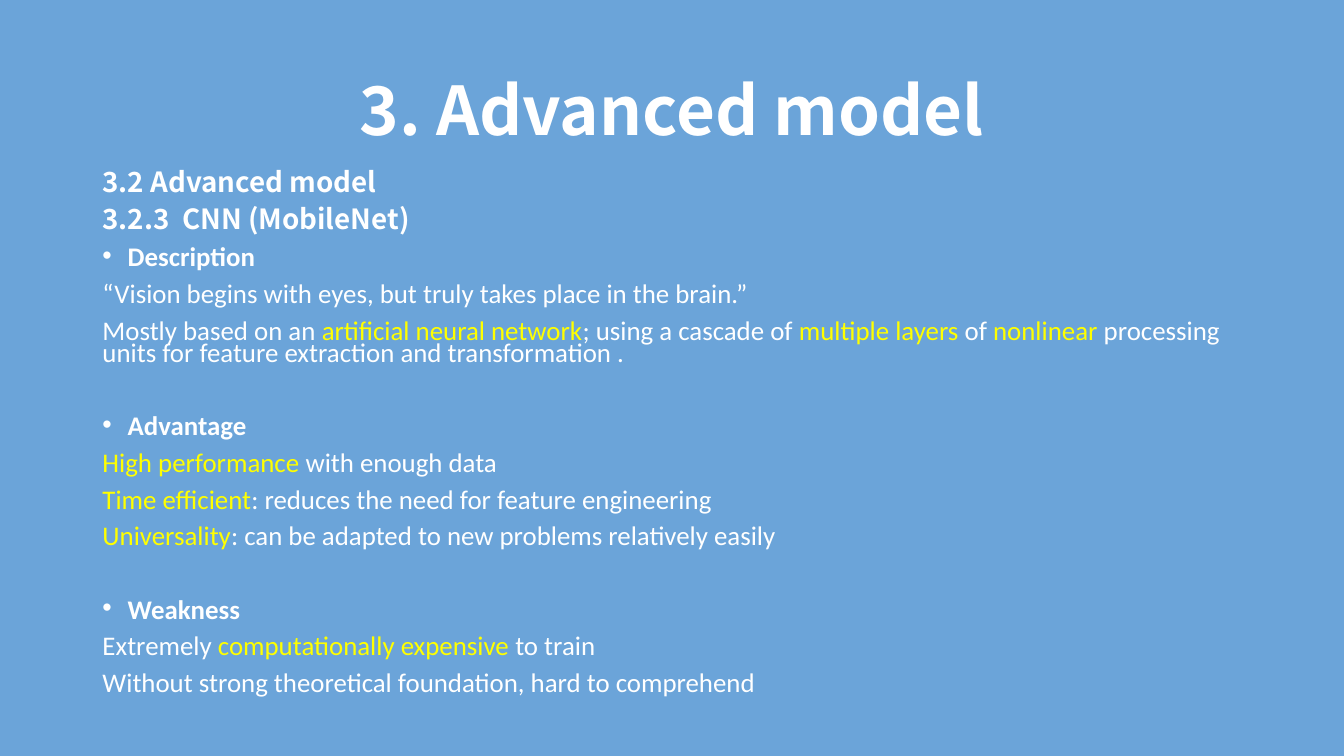
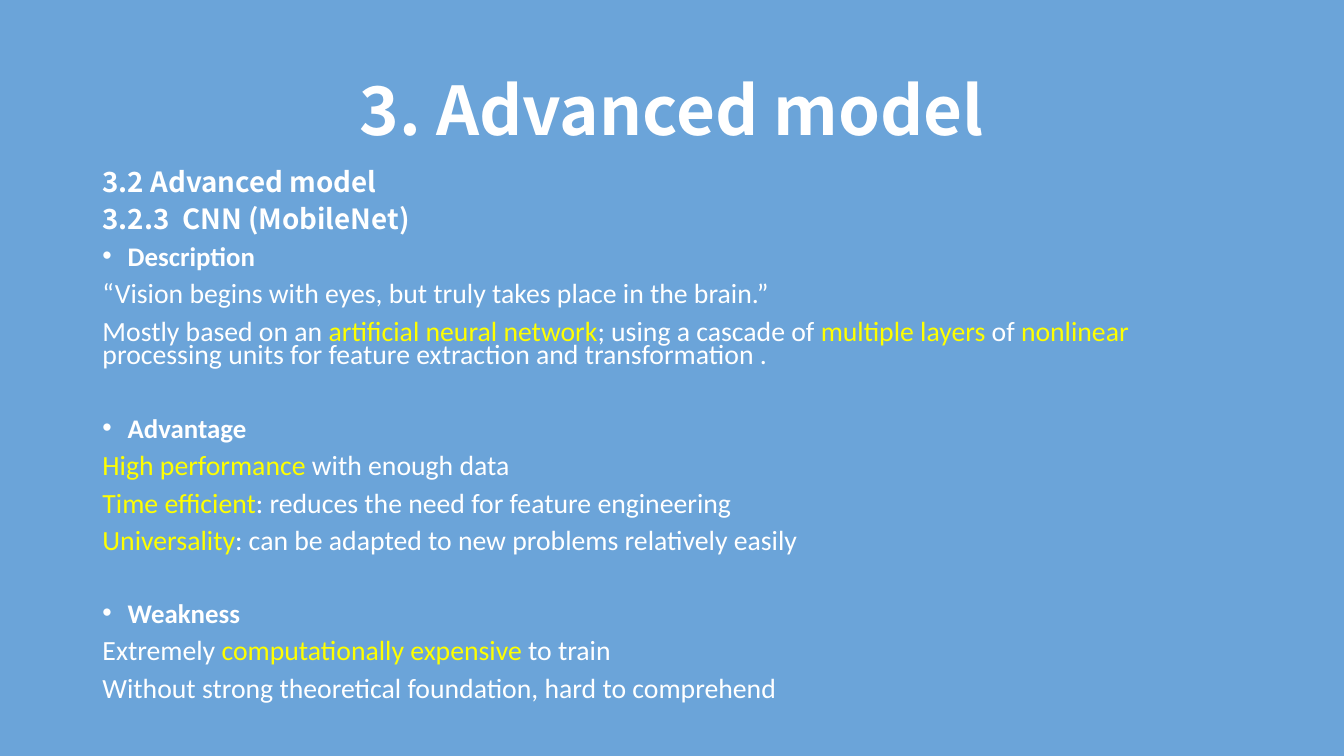
Before and after one commit to TZstatsADS/Spring2018-Project3-Group4, a slide deck: slide 9 of doc/model selection and evaluation.pptx. Drawn at 1344x756 pixels with LibreOffice and Linux fonts; fonts in the diff are those of the drawing. Boxes give left, top, right and bottom in pixels: in the first picture for what was removed or moved away, otherwise in the second. Text is boxed around its words. In the diff, an @@ line names an element or a change of style, - is before the commit and + after.

```diff
--- a/doc/model selection and evaluation.pptx
+++ b/doc/model selection and evaluation.pptx
@@ text at (x1=102, y1=283, x2=1129, y2=703): size 19.3 to 19.8 pt in "“Vision begins with eyes, but truly takes ...", "Mostly based on an artificial neural network; ...", "High performance with enough data", "Time efficient: reduces the need for feature ..." and 3 more places @@
```
Also in this commit, not shown: 3 other slides changed, 1 slide removed.
